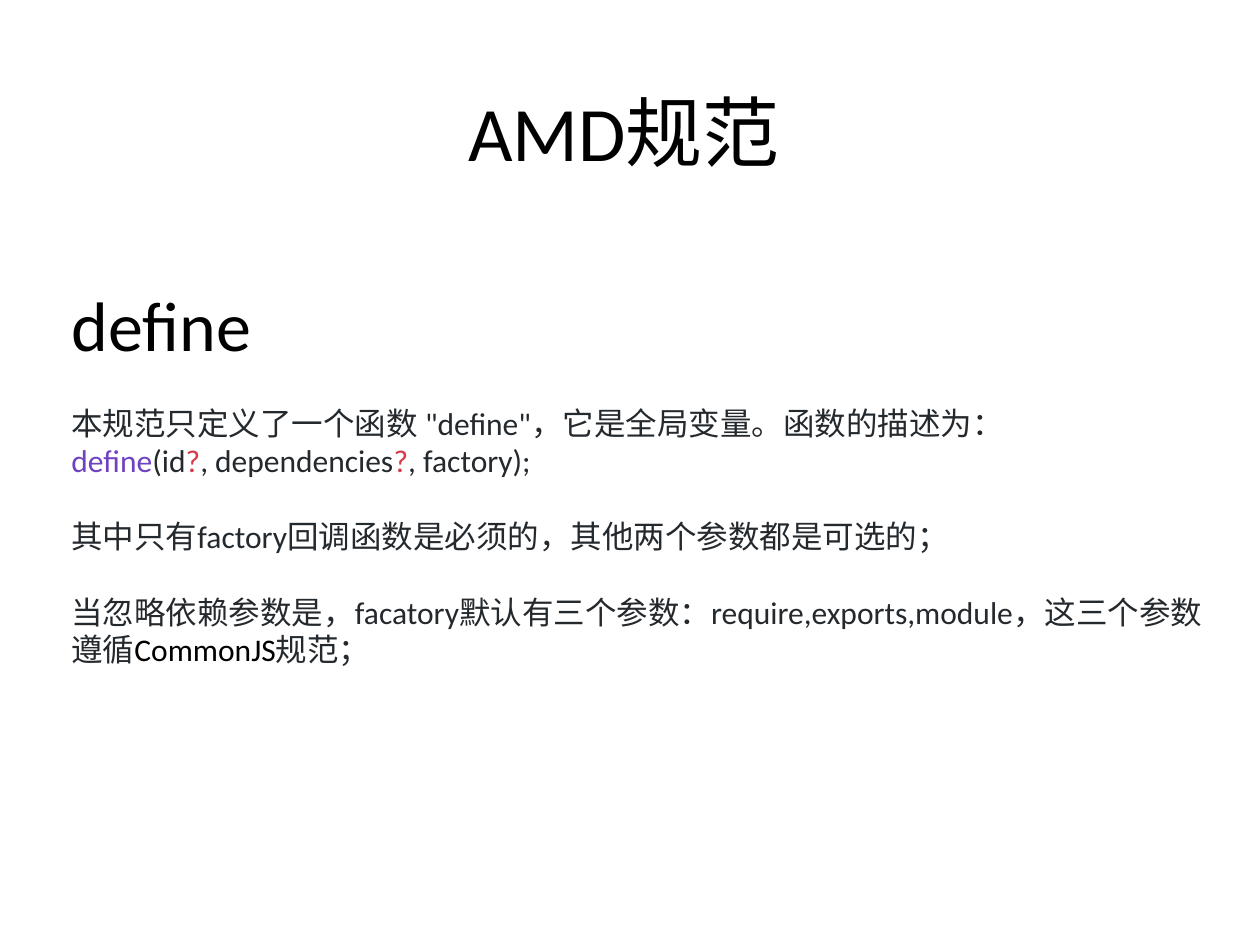
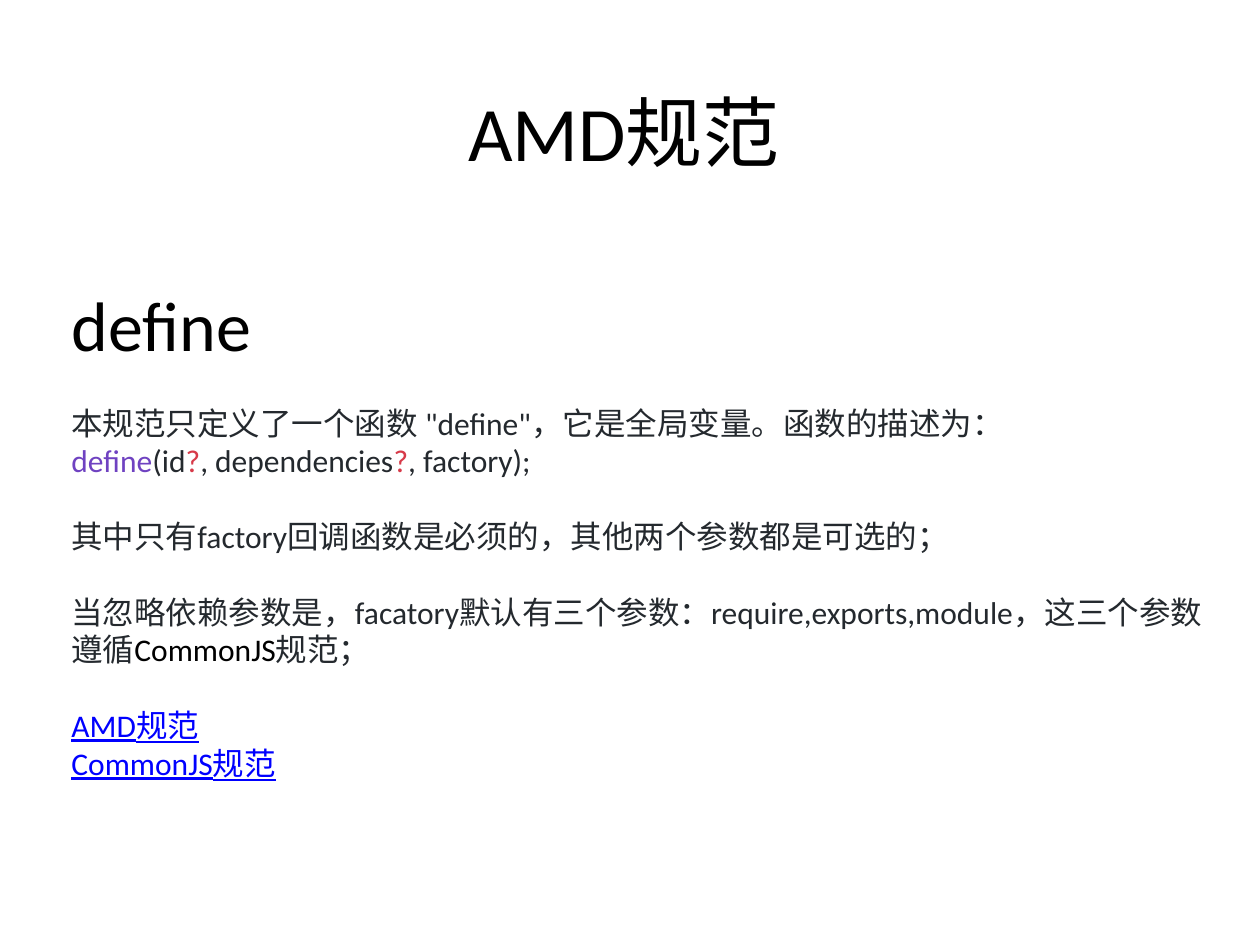
Before and after one commit to DavidKk/js-mod-loader, a slide deck: slide 1 of module_loader.pptx. Drawn at 1260x945 pixels with LibreOffice and Linux fonts; fonts in the diff are those of the drawing. Boxes give left, top, right and bottom in pixels: in the first picture for what was removed or moved away, otherwise in the second. Text is boxed around its words. In the diff, an @@ line names an element or a change of style, - is before the commit and + after.

Commit message:
修改说明

```diff
--- a/module_loader.pptx
+++ b/module_loader.pptx
@@ text at bbox=[71, 711, 275, 781]: paragraphs added @@
+AMD规范
+CommonJS规范
```
